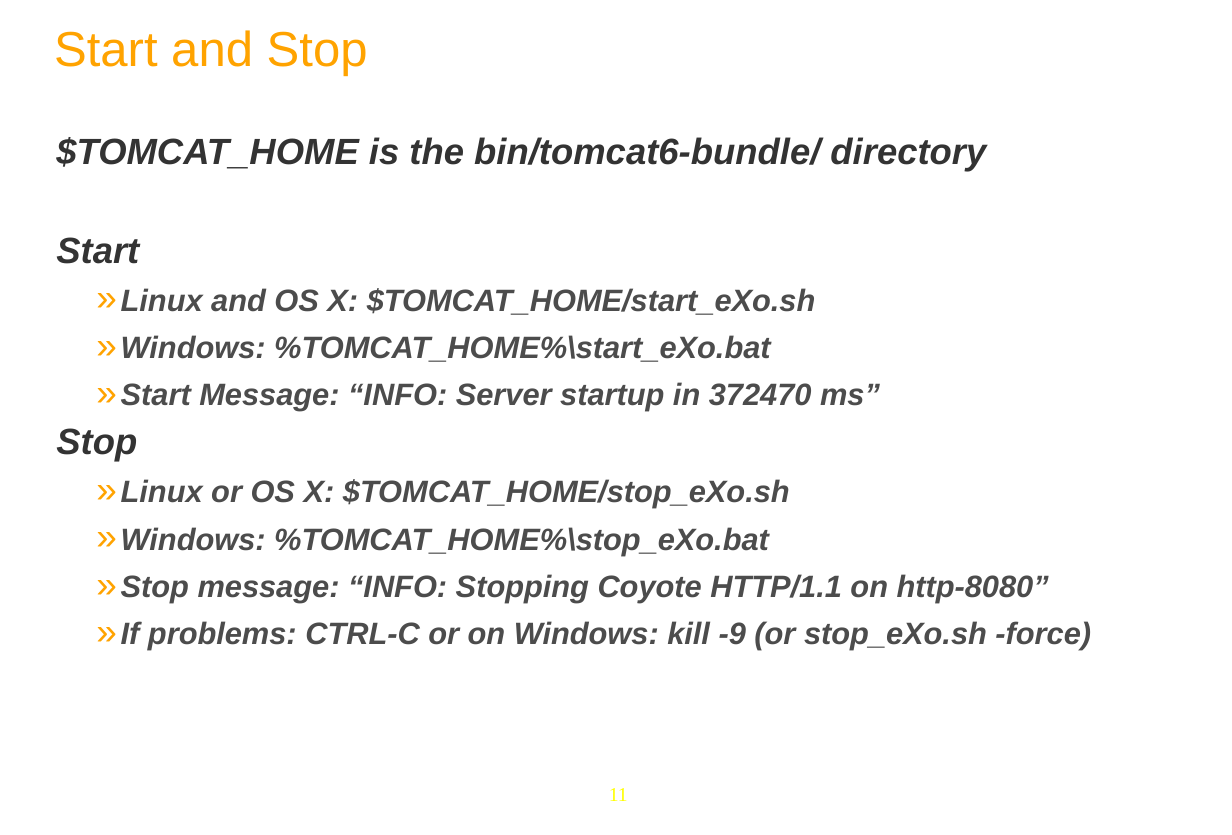
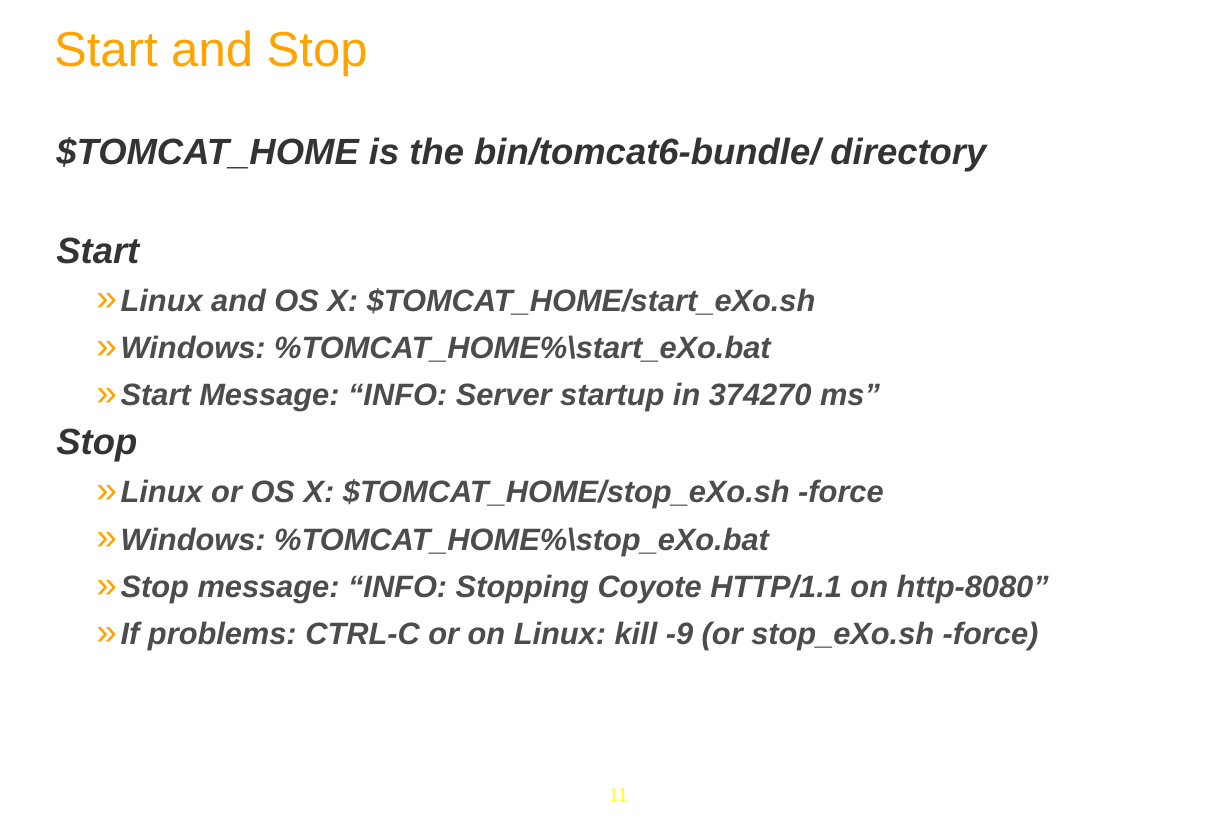
Before and after one commit to anhvurz90/training, a slide deck: slide 11 of exo-sysAdmin/910-Intro-XSys-en.pptx. Drawn at 1232x835 pixels with LibreOffice and Linux fonts; fonts in the diff are those of the drawing; background and template pictures are left out. Boxes give left, top, right and bottom in pixels: in the first picture for what was removed or moved away, otherwise in the second. Text is boxed around its words. In the diff, an @@ line names an element or a change of style, - is before the commit and + after.

```diff
--- a/exo-sysAdmin/910-Intro-XSys-en.pptx
+++ b/exo-sysAdmin/910-Intro-XSys-en.pptx
@@ text at bbox=[121, 382, 880, 411]: text changed @@
-  » Start Message: “INFO: Server startup in 372470 ms”
+  » Start Message: “INFO: Server startup in 374270 ms”
@@ text at bbox=[121, 479, 884, 508]: text changed @@
-  » Linux or OS X: $TOMCAT_HOME/stop_eXo.sh
+  » Linux or OS X: $TOMCAT_HOME/stop_eXo.sh -force
@@ text at bbox=[121, 621, 1039, 650]: text changed @@
-  » If problems: CTRL-C or on Windows: kill -9 (or stop_eXo.sh -force)
+  » If problems: CTRL-C or on Linux: kill -9 (or stop_eXo.sh -force)
```
Also in this commit, not shown: 5 other slides changed, 1 slide added, 6 other files.
